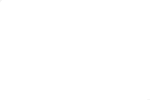
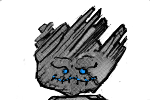
Revision of a layered w=150, h=100 image; what changed, layer by layer:
added layer "Calque 10" above "Calque 9" over [0, 0, 150, 100]
